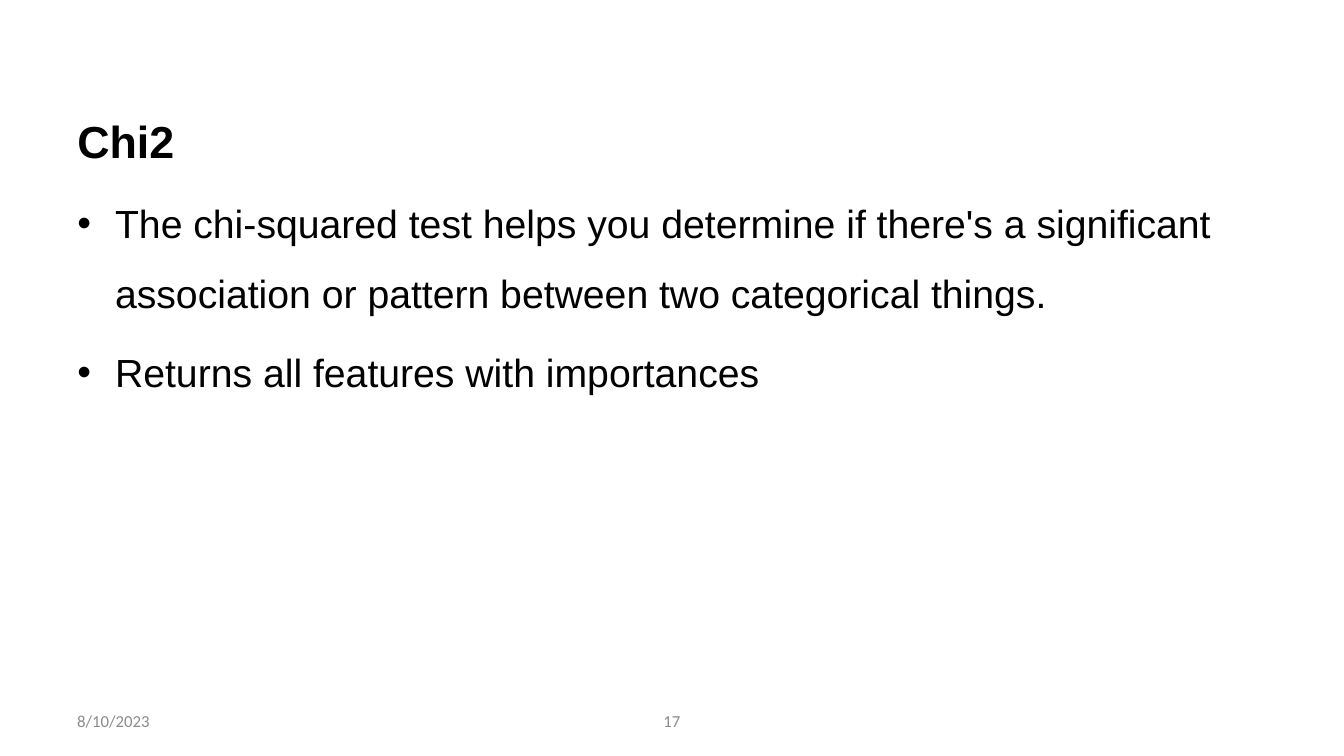
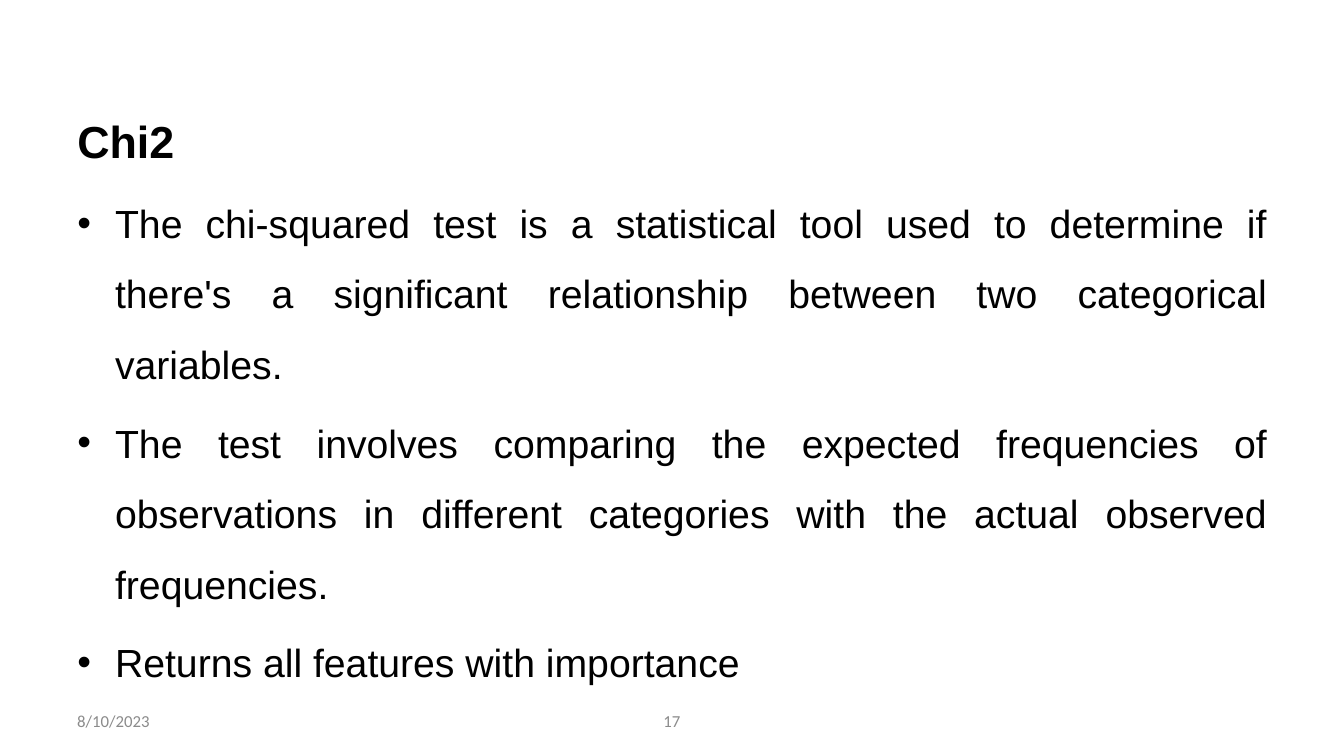
Before and after one commit to m-faisalshahid/AI, a slide deck: slide 17 of Faisal Shahid - MDR July 2023.pptx. Drawn at 1344x756 pixels with LibreOffice and Linux fonts; fonts in the diff are those of the drawing; background and template pictures are left out. Boxes give left, top, right and bottom in pixels: in the first picture for what was removed or moved away, otherwise in the second. Text is boxed around its words. In the diff, an @@ line names an element or a change of style, - is before the commit and + after.

```diff
--- a/Faisal Shahid - MDR July 2023.pptx
+++ b/Faisal Shahid - MDR July 2023.pptx
@@ text at bbox=[115, 209, 1267, 678]: text changed @@
-• The chi-squared test helps you determine if there's a significant association or pattern between two categorical things.
-• Returns all features with importances
+• The chi-squared test is a statistical tool used to determine if there's a significant relationship between two categorical variables.
+• The test involves comparing the expected frequencies of observations in different categories with the actual observed frequencies.
+• Returns all features with importance
```
Also in this commit, not shown: 3 other slides changed, 1 slide removed.
